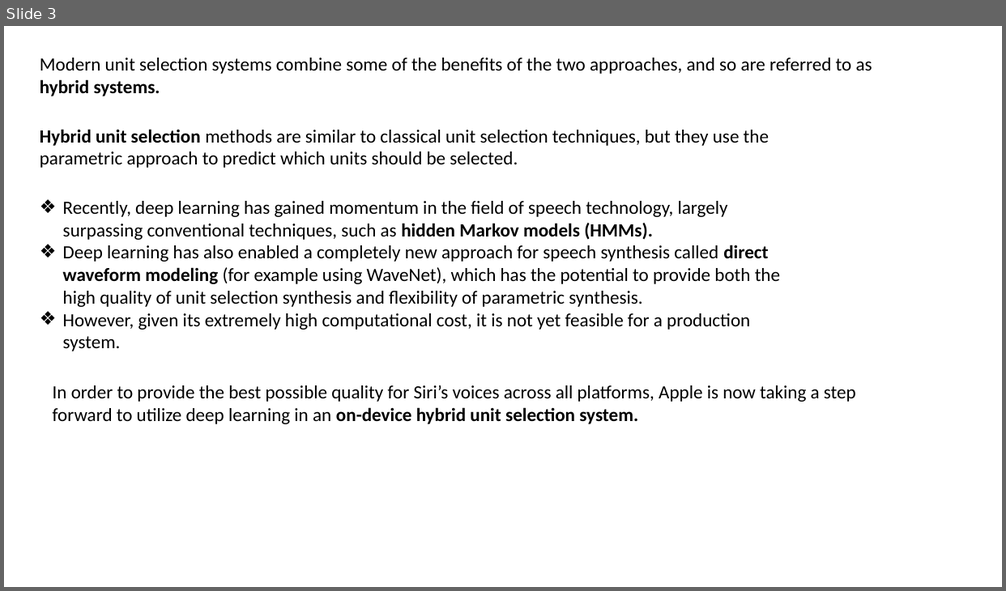
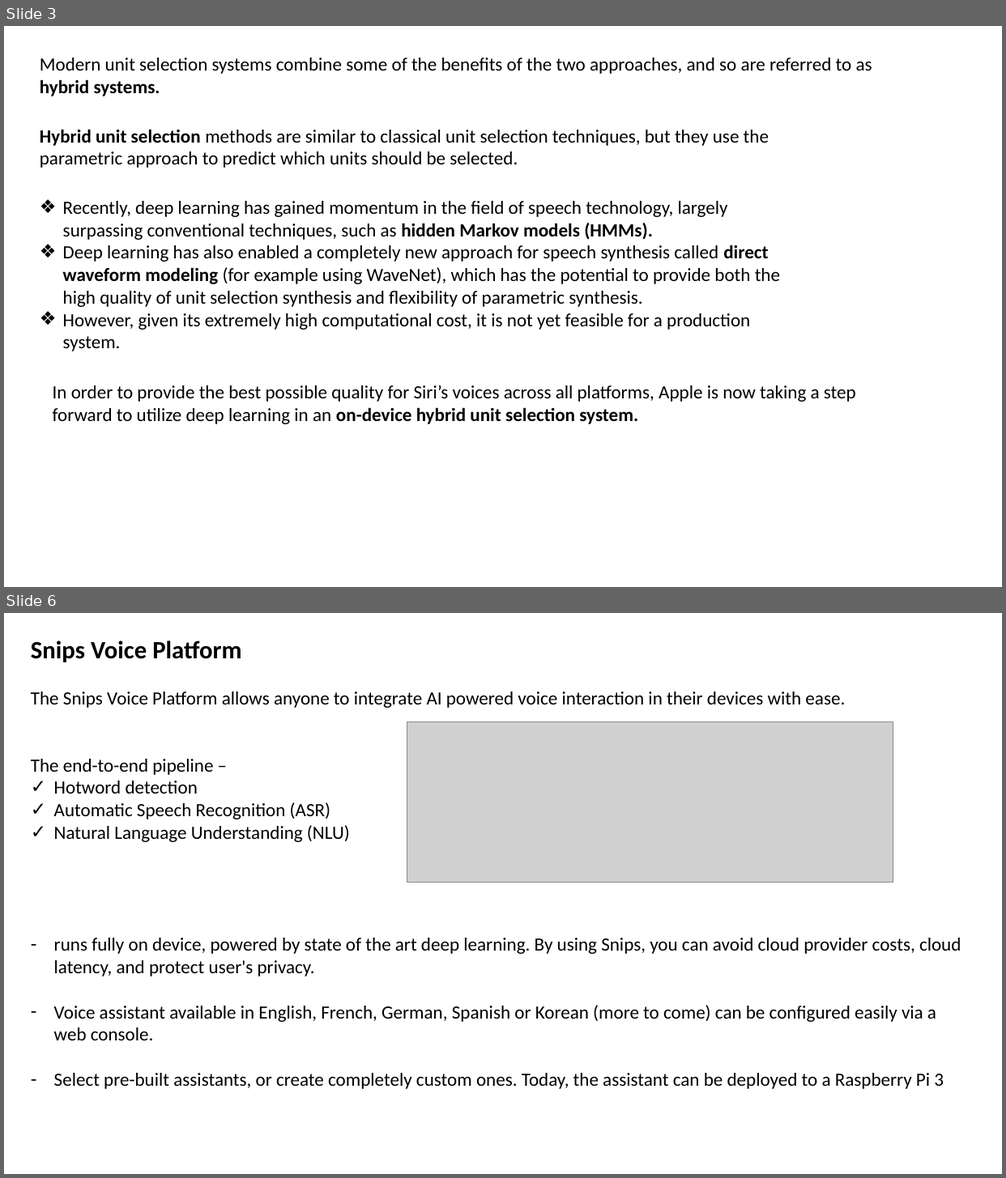
Before and after one commit to maddy6/LSTM_DEEP, a slide deck: Voice_Based_AI_Applications.pptx. Shown one above the other, each under a label of ours: slide 3 before the commit, slides 3 and 6 after it; the slides between them are not shown. The pictures are 1006x591 and 1006x1178 pixels, drawn with LibreOffice and Linux fonts; fonts in the diff are those of the drawing; grey boxes stand for pictures. Boxes give left, top, right and bottom in pixels: in the first picture for what was removed or moved away, otherwise in the second. Text is boxed around its words. In the diff, an @@ line names an element or a change of style, - is before the commit and + after.

```diff
--- a/Voice_Based_AI_Applications.pptx
+++ b/Voice_Based_AI_Applications.pptx
@@ slide 6 added at (4, 613, 1002, 1174), background #FFFFFF @@
@@ text added at (31, 641, 961, 1089), 18 pt, text #000000 @@
+Snips Voice Platform
+The Snips Voice Platform allows anyone to integrate AI powered voice interaction in their devices with ease.
+The end-to-end pipeline –
+✓ Hotword detection
+✓ Automatic Speech Recognition (ASR)
+✓ Natural Language Understanding (NLU)
+– runs fully on device, powered by state of the art deep learning. By using Snips, you can avoid cloud provider costs, cloud latency, and protect user's privacy.
+– Voice assistant available in English, French, German, Spanish or Korean (more to come) can be configured easily via a web console.
+– Select pre-built assistants, or create completely custom ones. Today, the assistant can be deployed to a Raspberry Pi 3
@@ picture added at (407, 722, 893, 884) @@
```
Also in this commit, not shown: 2 slides changed, 17 other slides added, 1 slide removed.
